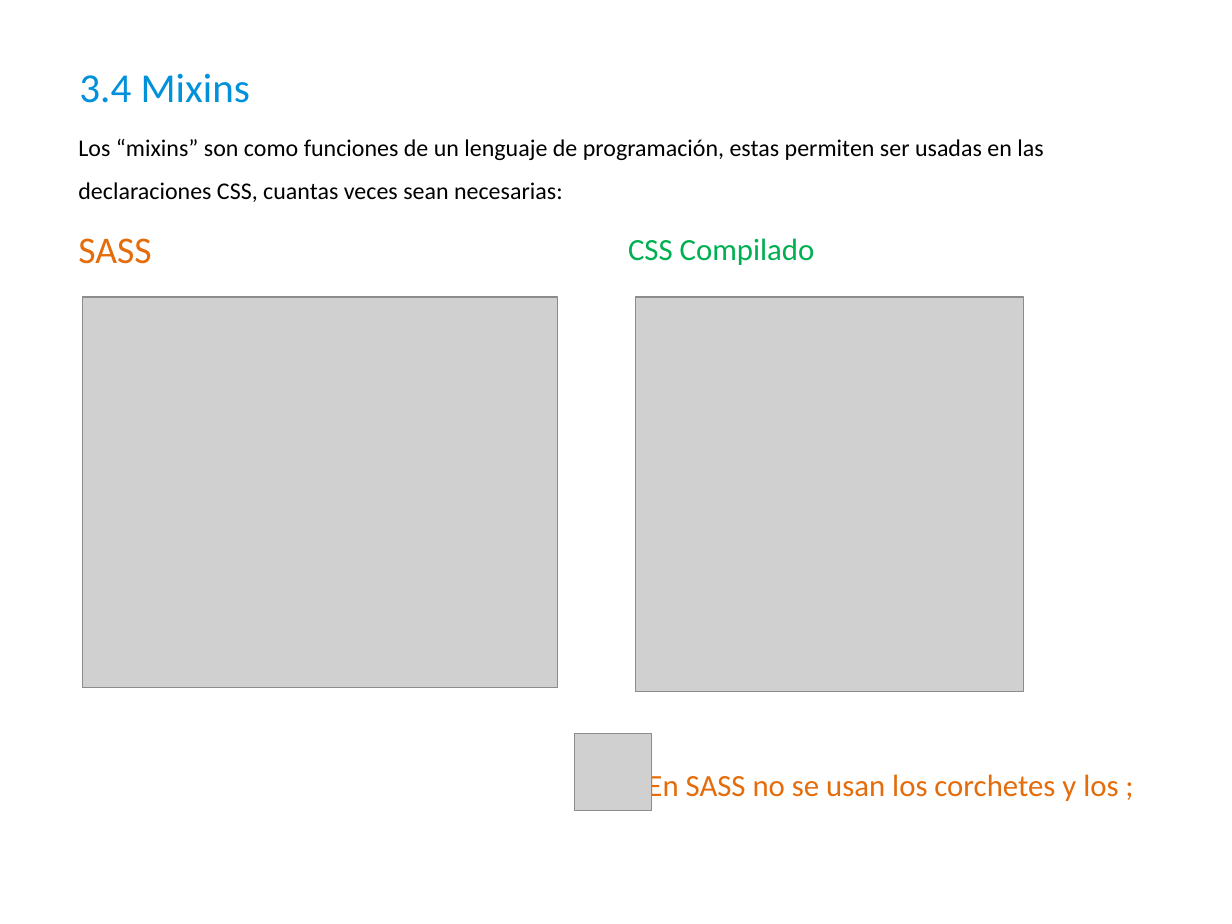
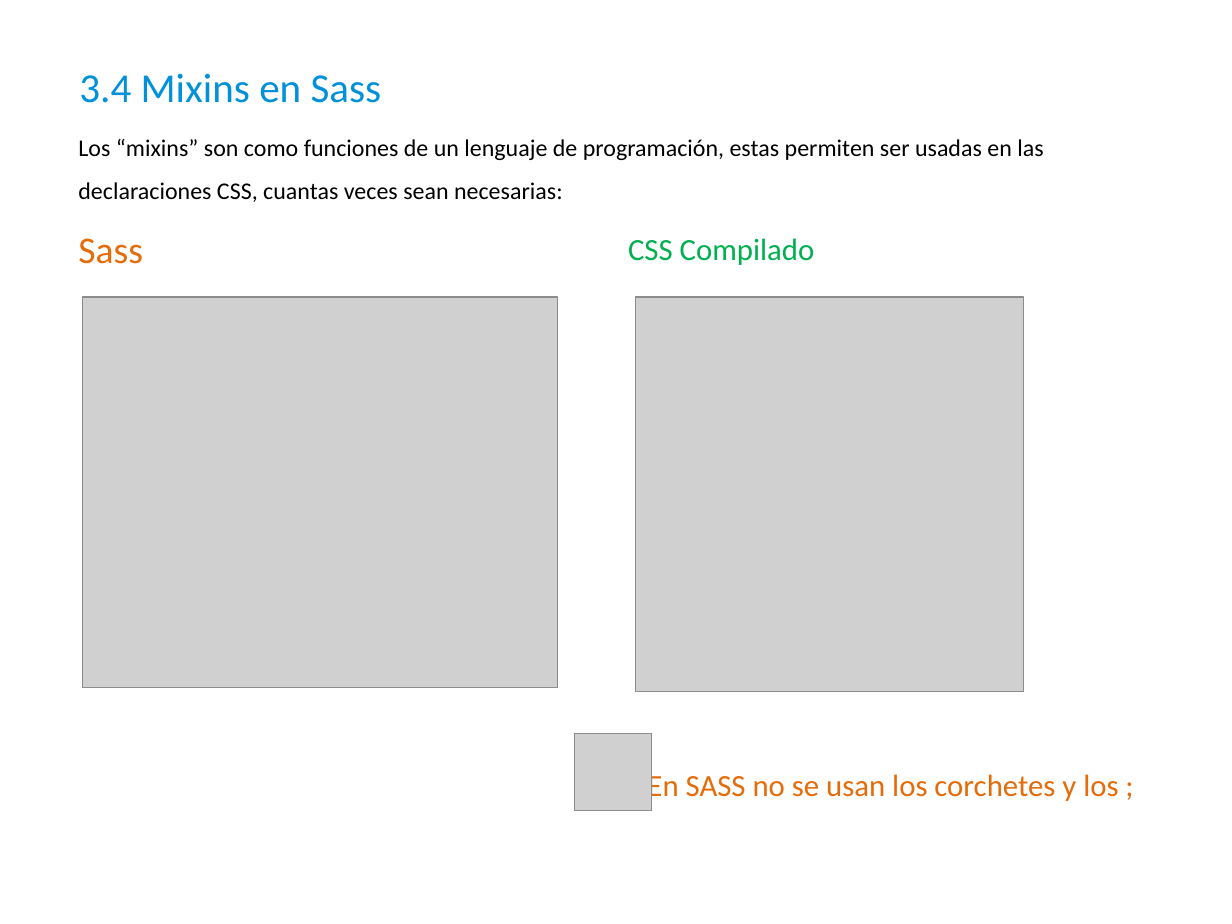
Before and after one commit to javierelipadron/preprocesadores, a slide deck: slide 20 of Preprocesadores SASS - LESS.pptx (slide 19 before the commit). Drawn at 1232x924 pixels with LibreOffice and Linux fonts; fonts in the diff are those of the drawing; grey boxes stand for pictures; background and template pictures are left out. Boxes give left, top, right and bottom in pixels: in the first picture for what was removed or moved away, otherwise in the second. Text is boxed around its words. In the diff, an @@ line names an element or a change of style, - is before the commit and + after.

```diff
--- a/Preprocesadores SASS - LESS.pptx
+++ b/Preprocesadores SASS - LESS.pptx
@@ title at bbox=[79, 73, 382, 103]: text changed @@
-3.4 Mixins
+3.4 Mixins en Sass
@@ text at bbox=[78, 238, 143, 264]: text changed @@
-SASS
+Sass
```
Also in this commit, not shown: 10 other slides changed, 3 slides added, 1 slide removed.
